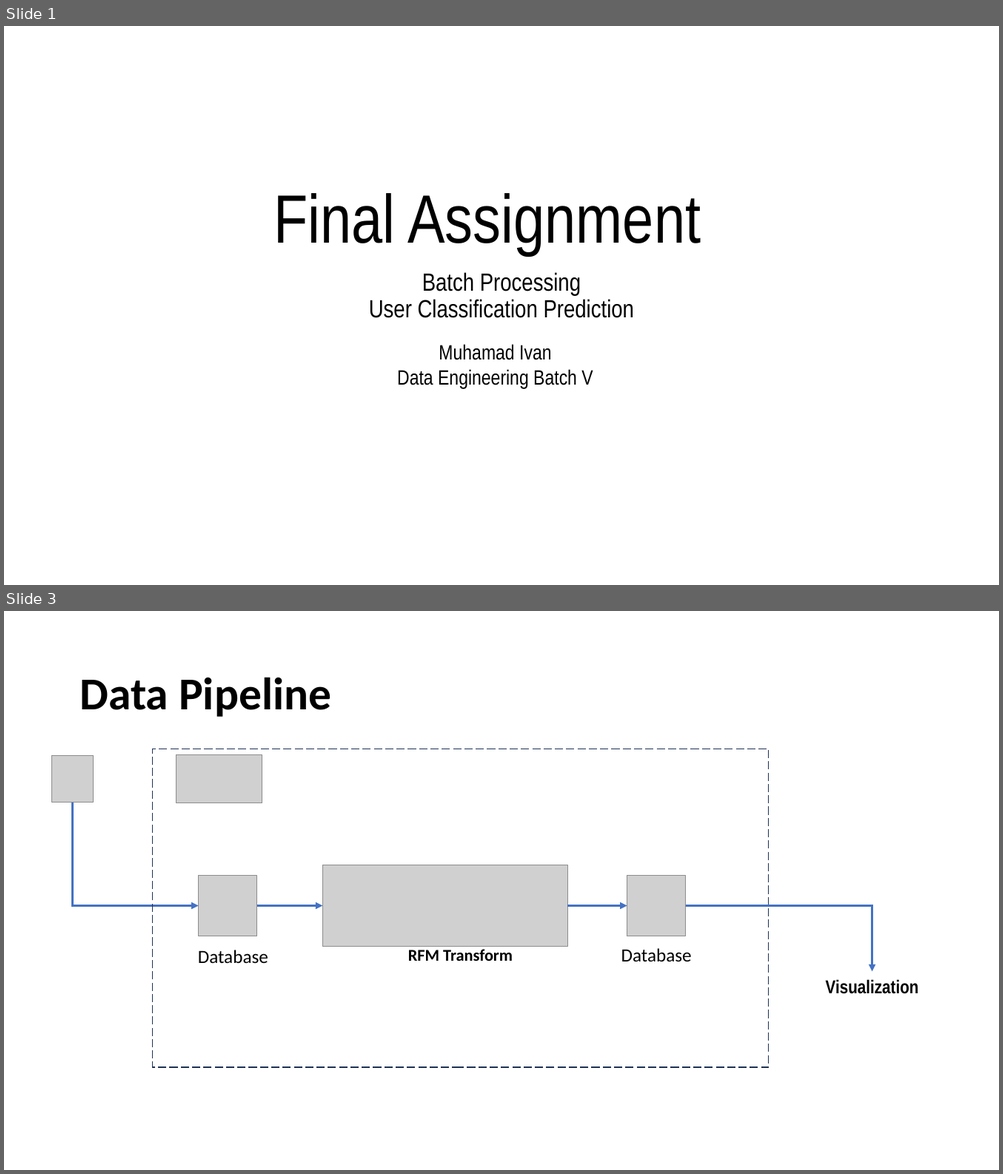
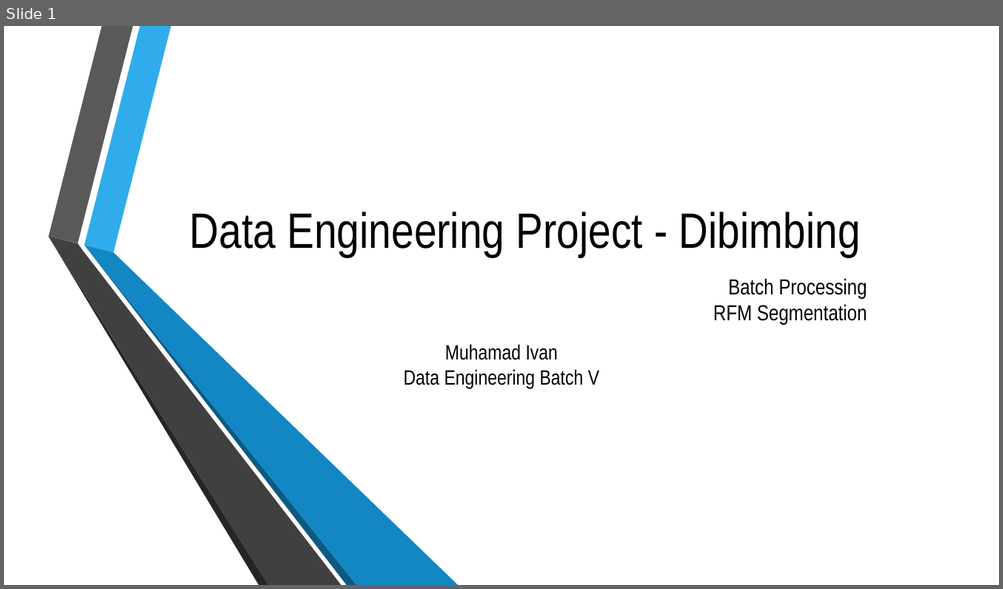
Before and after one commit to mivanivan/Final-Assignment---Batch-Processing, a slide deck: Final Assignment - Batch Processing - RFM Segmentation.pptx. Shown one above the other, each under a label of ours: slides 1 and 3 before the commit, slide 1 after it; the slides between them are not shown. The pictures are 1003x1174 and 1003x589 pixels, drawn with LibreOffice and Linux fonts; fonts in the diff are those of the drawing; grey boxes stand for pictures; background and template pictures are left out. Boxes give left, top, right and bottom in pixels: in the first picture for what was removed or moved away, otherwise in the second. Text is boxed around its words. In the diff, an @@ line names an element or a change of style, - is before the commit and + after.

```diff
--- a/Final Assignment - Batch Processing - RFM Segmentation.pptx
+++ b/Final Assignment - Batch Processing - RFM Segmentation.pptx
@@ slide 3 removed at (x1=4, y1=611, x2=999, y2=1170), background #FFFFFF @@
@@ title removed at (x1=79, y1=677, x2=331, y2=717) @@
-Data Pipeline
@@ picture removed at (x1=52, y1=756, x2=93, y2=803) @@
@@ rectangle removed at (x1=153, y1=749, x2=768, y2=1068) @@
@@ picture removed at (x1=176, y1=755, x2=262, y2=803) @@
@@ elbow arrow removed from (73, 803) to (199, 906) @@
@@ picture removed at (x1=199, y1=876, x2=257, y2=937) @@
@@ picture removed at (x1=323, y1=866, x2=567, y2=947) @@
@@ picture removed at (x1=627, y1=876, x2=686, y2=937) @@
@@ arrow removed from (257, 906) to (323, 906) @@
@@ arrow removed from (567, 906) to (627, 906) @@
@@ elbow arrow removed from (686, 906) to (872, 972) @@
@@ text removed at (x1=198, y1=950, x2=268, y2=964) @@
-Database
@@ text removed at (x1=408, y1=949, x2=512, y2=961) @@
-RFM Transform
@@ text removed at (x1=621, y1=948, x2=691, y2=963) @@
-Database
@@ text removed at (x1=825, y1=980, x2=919, y2=994) @@
-Visualization
@@ slide 1 changed as well @@
@@ title at (x1=190, y1=212, x2=860, y2=258): text changed; size 66 to 48 pt @@
-Final Assignment
+Data Engineering Project - Dibimbing
@@ group added at (x1=48, y1=26, x2=458, y2=585): 6 freeform shapes @@
@@ subtitle at (x1=713, y1=278, x2=867, y2=325): text changed; size 24 to 21 pt @@
-Batch Processing
-User Classification Prediction
+Batch Processing
+RFM Segmentation
@@ text "Muhamad Ivan" moved from (x1=397, y1=344, x2=592, y2=389) to (x1=404, y1=344, x2=599, y2=389) @@
```
Also in this commit, not shown: 12 slides added, 2 other slides removed, 40 other files.
